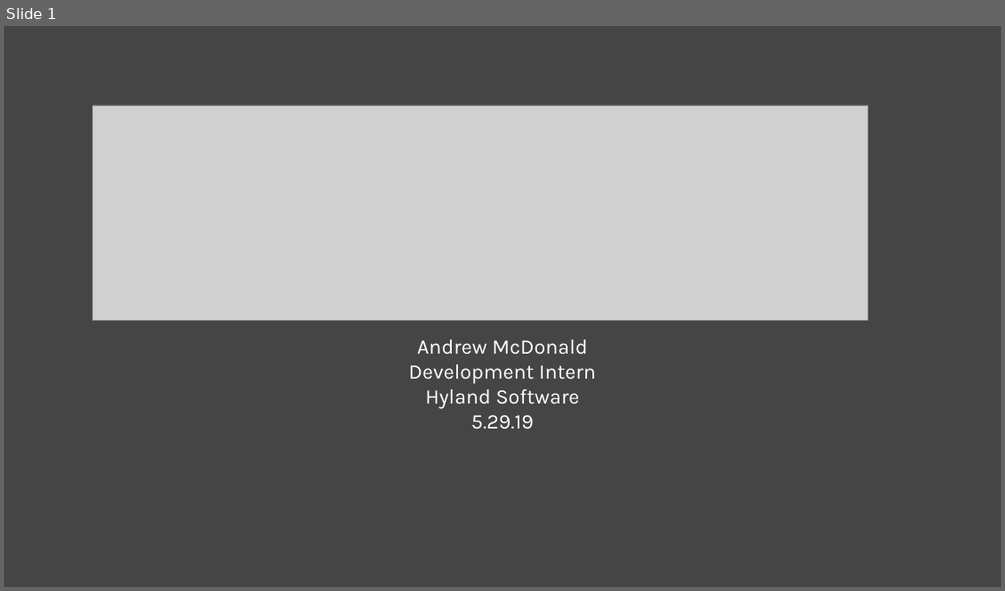
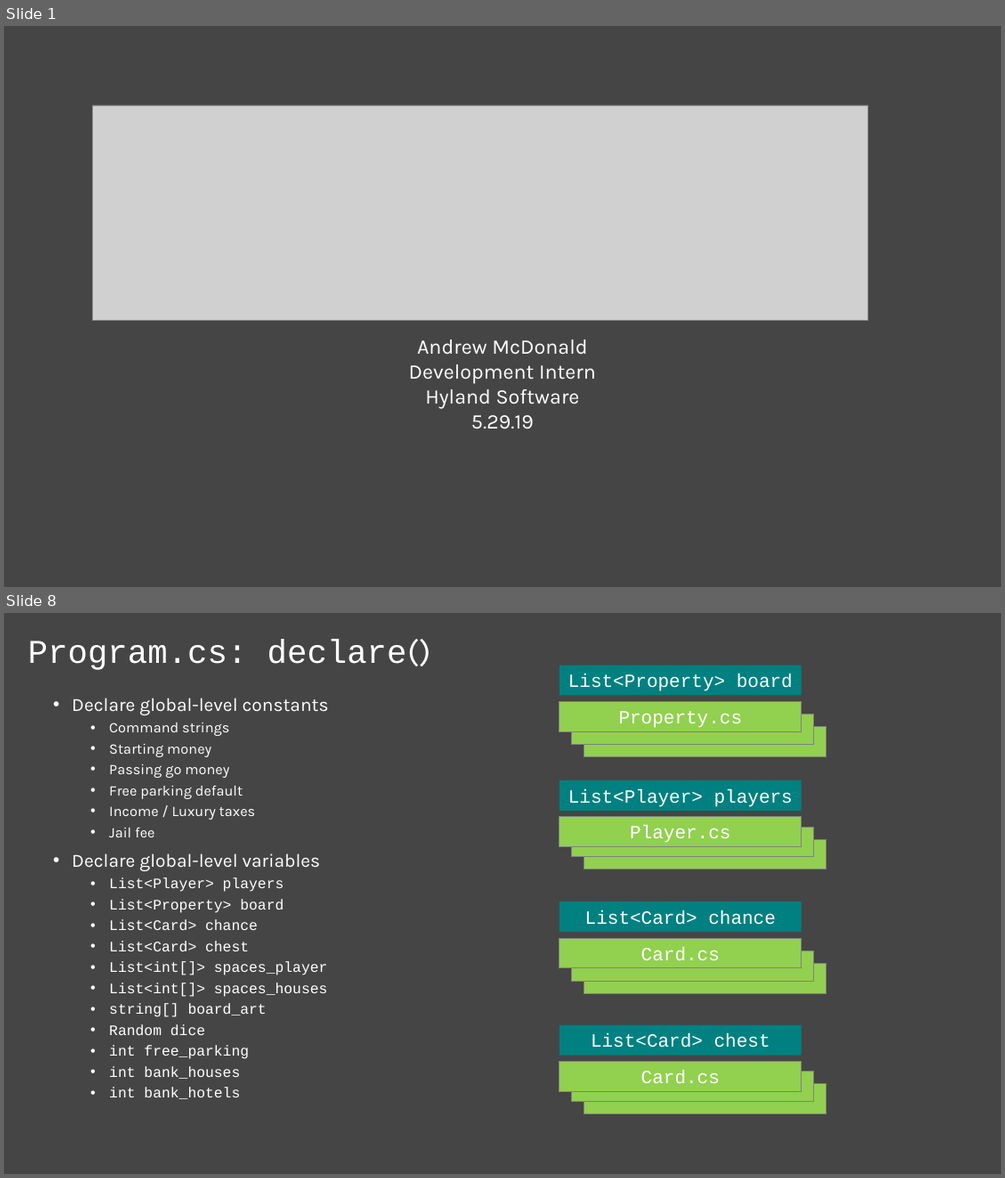
Before and after one commit to ampersandmcd/Monopoly, a slide deck: model.pptx. Shown one above the other, each under a label of ours: slide 1 before the commit, slides 1 and 8 after it; the slides between them are not shown. The pictures are 1005x591 and 1005x1178 pixels, drawn with LibreOffice and Linux fonts; fonts in the diff are those of the drawing; grey boxes stand for pictures. Boxes give left, top, right and bottom in pixels: in the first picture for what was removed or moved away, otherwise in the second. Text is boxed around its words. In the diff, an @@ line names an element or a change of style, - is before the commit and + after.

```diff
--- a/model.pptx
+++ b/model.pptx
@@ slide 8 added at (4, 613, 1001, 1174), background #454545 @@
@@ title added at (28, 640, 431, 670), 32 pt, text #FFFFFF @@
+Program.cs: declare()
@@ rectangle added at (559, 666, 802, 695), fill #008080, 18 pt, text #FFFFFF @@
+List<Property> board
@@ text added at (72, 698, 329, 1099), 14 pt, text #FFFFFF @@
+• Declare global-level constants
+  • Command strings
+  • Starting money
+  • Passing go money
+  • Free parking default
+  • Income / Luxury taxes
+  • Jail fee
+• Declare global-level variables
+  • List<Player> players
+  • List<Property> board
+  • List<Card> chance
+  • List<Card> chest
+  • List<int[]> spaces_player
+  • List<int[]> spaces_houses
+  • string[] board_art
+  • Random dice
+  • int free_parking
+  • int bank_houses
+  • int bank_hotels
@@ rectangle added at (559, 701, 802, 731), fill #92D050, outline #808080 0.75 pt, 18 pt, text #FFFFFF @@
+Property.cs
@@ rectangle added at (572, 714, 814, 744), fill #92D050, outline #808080 0.75 pt @@
@@ rectangle added at (584, 727, 826, 756), fill #92D050, outline #808080 0.75 pt @@
@@ rectangle added at (559, 780, 802, 811), fill #008080, 18 pt, text #FFFFFF @@
+List<Player> players
@@ rectangle added at (559, 817, 802, 846), fill #92D050, outline #808080 0.75 pt, 18 pt, text #FFFFFF @@
+Player.cs
@@ rectangle added at (572, 827, 814, 857), fill #92D050, outline #808080 0.75 pt @@
@@ rectangle added at (584, 840, 826, 869), fill #92D050, outline #808080 0.75 pt @@
@@ rectangle added at (559, 901, 802, 932), fill #008080, 18 pt, text #FFFFFF @@
+List<Card> chance
@@ rectangle added at (559, 938, 802, 968), fill #92D050, outline #808080 0.75 pt, 18 pt, text #FFFFFF @@
+Card.cs
@@ rectangle added at (572, 951, 814, 981), fill #92D050, outline #808080 0.75 pt @@
@@ rectangle added at (584, 964, 826, 994), fill #92D050, outline #808080 0.75 pt @@
@@ rectangle added at (559, 1025, 802, 1055), fill #008080, 18 pt, text #FFFFFF @@
+List<Card> chest
@@ rectangle added at (559, 1061, 802, 1091), fill #92D050, outline #808080 0.75 pt, 18 pt, text #FFFFFF @@
+Card.cs
@@ rectangle added at (572, 1071, 814, 1102), fill #92D050, outline #808080 0.75 pt @@
@@ rectangle added at (584, 1083, 826, 1113), fill #92D050, outline #808080 0.75 pt @@
```
Also in this commit, not shown: 8 slides changed, 4 other slides added, 5 other files.
